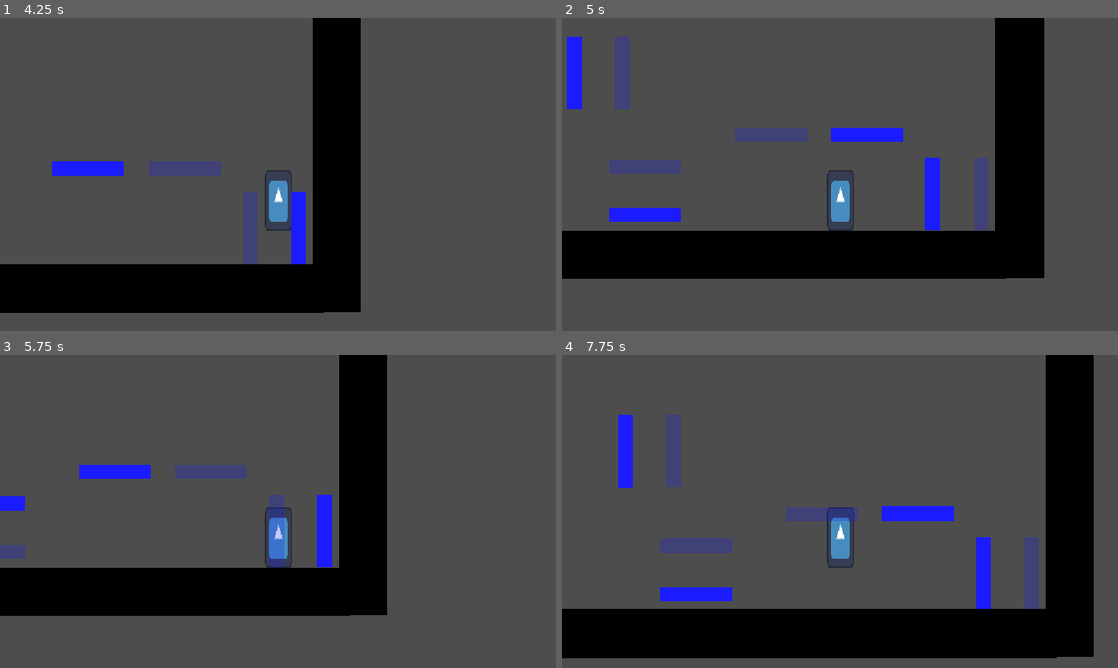
Above: before the commit, frames 1-4 (two rows, left to right).
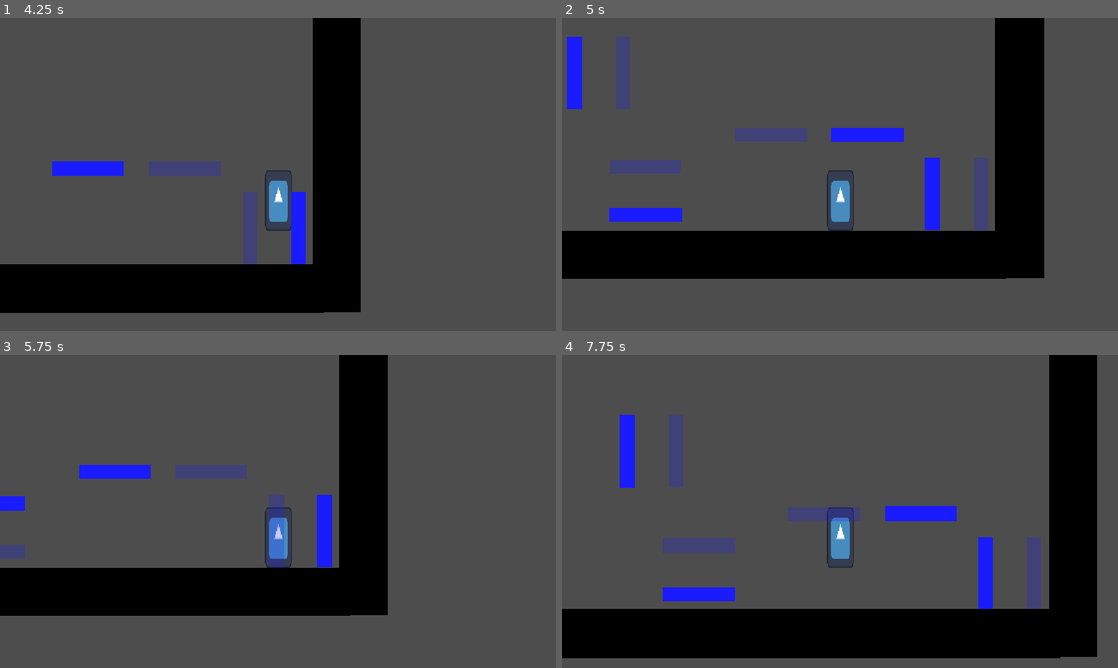
Above: after the commit, the same moments.

Repository: JoeLosOkay/TOM---Gameoff-2026
Game: Godot game, scene res://world.tscn
Same seed, same stepped clock (60 frames per second), same inputs: the game is played once before the commit and once after it. The engine's default icon, where the game draws it, is replaced by a stand-in: a white triangle on a blue panel in a dark square.
Inputs:
- Up to frame 1 (4.25 s): tap Enter (ui_accept) at 0.5, 0.77, 1.52, 3.02, 3.77 s; hold Shift (Move Platforms) 0.53-1.28 s; hold Right (ui_right) 0.53-2.03 s; tap Shift (Move Platforms) at 1.35, 2.85 s; hold Left (ui_left) 2.03-2.78 s; hold Shift (Move Platforms) 2.03-2.78 s; hold Right (ui_right) from 2.78 s (still down); hold Shift (Move Platforms) from 3.53 s (still down)
- Up to frame 2 (5 s): release Right (ui_right) at 4.28 s; release Shift (Move Platforms) at 4.28 s; hold Left (ui_left) from 4.28 s (still down); tap Shift (Move Platforms) at 4.35 s; tap Enter (ui_accept) at 4.52 s
- Up to frame 3 (5.75 s): release Left (ui_left) at 5.03 s; hold Right (ui_right) from 5.03 s (still down); hold Shift (Move Platforms) from 5.03 s (still down)
- Up to frame 4 (7.75 s): release Right (ui_right) at 5.78 s; release Shift (Move Platforms) at 5.78 s; hold Left (ui_left) 5.78-7.28 s; tap Shift (Move Platforms) at 5.85, 7.35 s; tap Enter (ui_accept) at 6.02, 6.77, 7.52 s; hold Shift (Move Platforms) 6.53-7.28 s; hold Right (ui_right) from 7.28 s (still down)

Frame 1 is identical in both runs. In frame 2, less than 0.1% of the frame differs, in the area x 8-62%, y 6-66%; in frame 3, 0.1%; in frame 4, 2.0%, in the area x 10-97%, y 0-97%.

Commit message:
re added ignore file

Diff:
--- a/moving_platform.gd
+++ b/moving_platform.gd
@@ -28,8 +28,8 @@
 
 		# Tween to move the platform and allows movement again when finished
 		active_tween = create_tween()
-		#active_tween.set_trans(Tween.TRANS_SINE)
-		#active_tween.set_ease(Tween.EASE_IN_OUT)
+		active_tween.set_trans(Tween.TRANS_SINE)
+		active_tween.set_ease(Tween.EASE_IN_OUT)
 		active_tween.tween_property(self, "position", target, MoveTime)
 		await active_tween.finished
 		is_moving = false
@@ -37,8 +37,3 @@
 	# Called every frame. 'delta' is the elapsed time since the previous frame.
 func _process(delta: float) -> void:
 	pass
-	#if Input.is_key_pressed(KEY_SHIFT):
-		#var target = MovePointB if not is_at_point_b else MovePointA
-		#position = position.move_toward(target, MoveSpeed * delta)
-		#if position.distance_to(target) <= 0:
-			#is_at_point_b = not is_at_point_b
